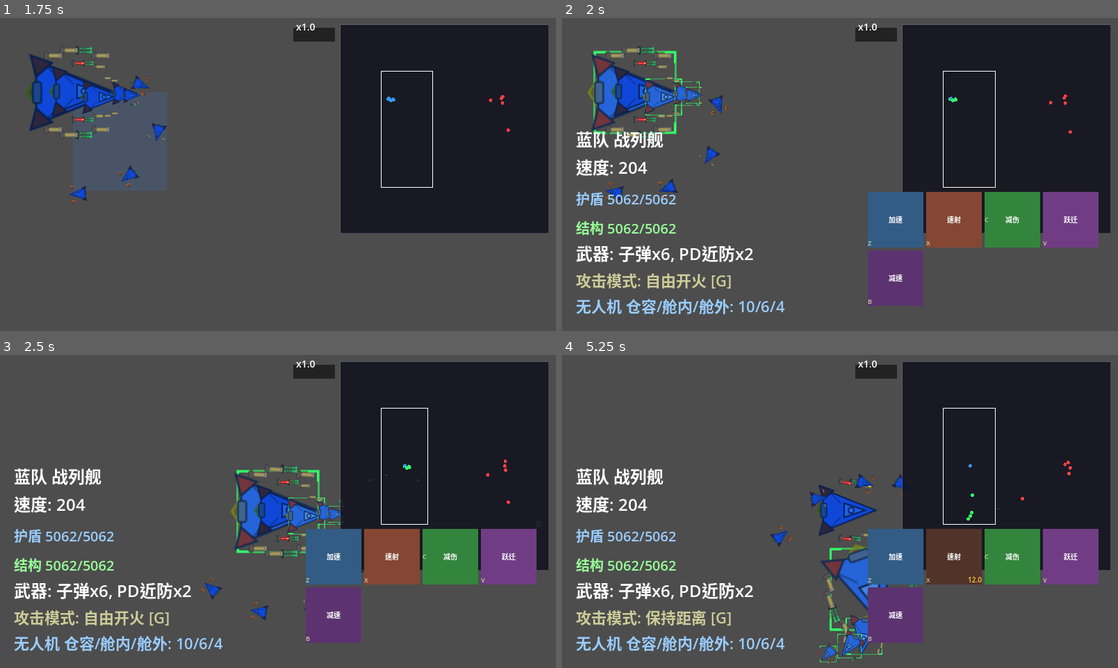
Above: before the commit, frames 1-4 (two rows, left to right).
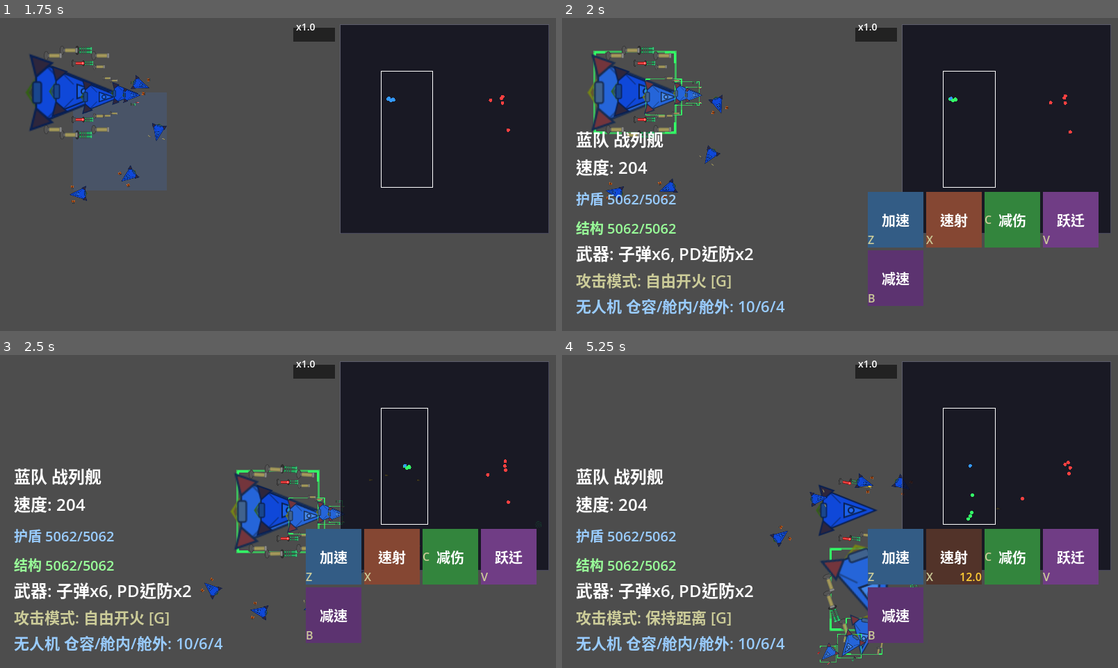
Above: after the commit, the same moments.

Repository: ZhanXuzhao/SpaceRTS
Game: Godot game, scene res://scenes/main.tscn
Two runs of this game, one before a commit and one after it. Both use one fixed random seed, a clock stepped at 60 frames per second and the inputs below.
Inputs (mouse positions are in pixels of both pictures, inside the frame that each line leads up to):
- Up to frame 1 (1.75 s): tap Enter at 0.5 s; move the mouse to (400, 158) at 0.52 s; hold W 0.53-1.25 s; tap R at 0.6 s; click (400, 158) at 0.67 s; drag from (166, 190) to (72, 93) at 1.27 s
- Up to frame 2 (2 s): no input
- Up to frame 3 (2.5 s): move the mouse to (333, 442) at 2.02 s; hold W from 2.03 s (still down); tap H at 2.1 s
- Up to frame 4 (5.25 s): release W at 2.75 s; drag from (812, 574) to (867, 514) at 2.77 s; move the mouse to (1006, 558) at 3.52 s; hold A 3.53-4.25 s; tap G at 3.6 s; drag from (673, 464) to (873, 577) at 4.27 s; move the mouse to (867, 511) at 5.02 s; hold A from 5.03 s (still down); tap X at 5.1 s; click (867, 511) at 5.17 s

Frame 1 is identical in both runs. In frame 2, 0.8% of the frame differs, in the area x 55-94%, y 62-92%; in frame 3, 0.8%; in frame 4, 0.9%.

Commit message:
统一技能按钮文字大小为20/16

Diff:
--- a/scenes/main.tscn
+++ b/scenes/main.tscn
@@ -132,7 +132,7 @@
 
 [node name="Name" type="Label" parent="HudLayer/Hud/SkillPanel/SkillBtn0" unique_id=386344796]
 layout_mode = 2
-theme_override_font_sizes/font_size = 10
+theme_override_font_sizes/font_size = 20
 text = "加速"
 horizontal_alignment = 1
 vertical_alignment = 1
@@ -141,7 +141,7 @@
 layout_mode = 2
 size_flags_vertical = 8
 theme_override_colors/font_color = Color(0.8, 0.8, 0.6, 1)
-theme_override_font_sizes/font_size = 9
+theme_override_font_sizes/font_size = 16
 text = "Z"
 
 [node name="CD" type="Label" parent="HudLayer/Hud/SkillPanel/SkillBtn0" unique_id=913936605]
@@ -149,7 +149,7 @@
 size_flags_horizontal = 8
 size_flags_vertical = 8
 theme_override_colors/font_color = Color(1, 0.8, 0.2, 1)
-theme_override_font_sizes/font_size = 10
+theme_override_font_sizes/font_size = 16
 text = "10"
 
 [node name="SkillBtn1" type="MarginContainer" parent="HudLayer/Hud/SkillPanel" unique_id=1797392508]
@@ -167,7 +167,7 @@
 
 [node name="Name" type="Label" parent="HudLayer/Hud/SkillPanel/SkillBtn1" unique_id=1049554910]
 layout_mode = 2
-theme_override_font_sizes/font_size = 10
+theme_override_font_sizes/font_size = 20
 text = "速射"
 horizontal_alignment = 1
 vertical_alignment = 1
@@ -176,7 +176,7 @@
 layout_mode = 2
 size_flags_vertical = 8
 theme_override_colors/font_color = Color(0.8, 0.8, 0.6, 1)
-theme_override_font_sizes/font_size = 9
+theme_override_font_sizes/font_size = 16
 text = "X"
 
 [node name="CD" type="Label" parent="HudLayer/Hud/SkillPanel/SkillBtn1" unique_id=370992251]
@@ -185,7 +185,7 @@
 size_flags_horizontal = 8
 size_flags_vertical = 8
 theme_override_colors/font_color = Color(1, 0.8, 0.2, 1)
-theme_override_font_sizes/font_size = 10
+theme_override_font_sizes/font_size = 16
 
 [node name="SkillBtn2" type="MarginContainer" parent="HudLayer/Hud/SkillPanel" unique_id=351100103]
 custom_minimum_size = Vector2(80, 80)
@@ -202,7 +202,7 @@
 
 [node name="Name" type="Label" parent="HudLayer/Hud/SkillPanel/SkillBtn2" unique_id=2139158139]
 layout_mode = 2
-theme_override_font_sizes/font_size = 10
+theme_override_font_sizes/font_size = 20
 text = "减伤"
 horizontal_alignment = 1
 vertical_alignment = 1
@@ -210,7 +210,7 @@
 [node name="Key" type="Label" parent="HudLayer/Hud/SkillPanel/SkillBtn2" unique_id=765981163]
 layout_mode = 2
 theme_override_colors/font_color = Color(0.8, 0.8, 0.6, 1)
-theme_override_font_sizes/font_size = 9
+theme_override_font_sizes/font_size = 16
 text = "C"
 
 [node name="CD" type="Label" parent="HudLayer/Hud/SkillPanel/SkillBtn2" unique_id=434515134]
@@ -219,7 +219,7 @@
 size_flags_horizontal = 8
 size_flags_vertical = 8
 theme_override_colors/font_color = Color(1, 0.8, 0.2, 1)
-theme_override_font_sizes/font_size = 10
+theme_override_font_sizes/font_size = 16
 
 [node name="SkillBtn3" type="MarginContainer" parent="HudLayer/Hud/SkillPanel" unique_id=365172730]
 custom_minimum_size = Vector2(80, 80)
@@ -236,7 +236,7 @@
 
 [node name="Name" type="Label" parent="HudLayer/Hud/SkillPanel/SkillBtn3" unique_id=673752884]
 layout_mode = 2
-theme_override_font_sizes/font_size = 10
+theme_override_font_sizes/font_size = 20
 text = "跃迁"
 horizontal_alignment = 1
 vertical_alignment = 1
@@ -245,7 +245,7 @@
 layout_mode = 2
 size_flags_vertical = 8
 theme_override_colors/font_color = Color(0.8, 0.8, 0.6, 1)
-theme_override_font_sizes/font_size = 9
+theme_override_font_sizes/font_size = 16
 text = "V"
 
 [node name="CD" type="Label" parent="HudLayer/Hud/SkillPanel/SkillBtn3" unique_id=162895407]
@@ -254,7 +254,7 @@
 size_flags_horizontal = 8
 size_flags_vertical = 8
 theme_override_colors/font_color = Color(1, 0.8, 0.2, 1)
-theme_override_font_sizes/font_size = 10
+theme_override_font_sizes/font_size = 16
 
 [node name="SkillBtn4" type="MarginContainer" parent="HudLayer/Hud/SkillPanel" unique_id=1422257333]
 custom_minimum_size = Vector2(80, 80)
@@ -271,7 +271,7 @@
 
 [node name="Name" type="Label" parent="HudLayer/Hud/SkillPanel/SkillBtn4" unique_id=495419121]
 layout_mode = 2
-theme_override_font_sizes/font_size = 10
+theme_override_font_sizes/font_size = 20
 text = "减速"
 horizontal_alignment = 1
 vertical_alignment = 1
@@ -280,7 +280,7 @@
 layout_mode = 2
 size_flags_vertical = 8
 theme_override_colors/font_color = Color(0.8, 0.8, 0.6, 1)
-theme_override_font_sizes/font_size = 9
+theme_override_font_sizes/font_size = 16
 text = "B"
 
 [node name="CD" type="Label" parent="HudLayer/Hud/SkillPanel/SkillBtn4" unique_id=1161282440]
@@ -289,4 +289,4 @@
 size_flags_horizontal = 8
 size_flags_vertical = 8
 theme_override_colors/font_color = Color(1, 0.8, 0.2, 1)
-theme_override_font_sizes/font_size = 10
+theme_override_font_sizes/font_size = 16
